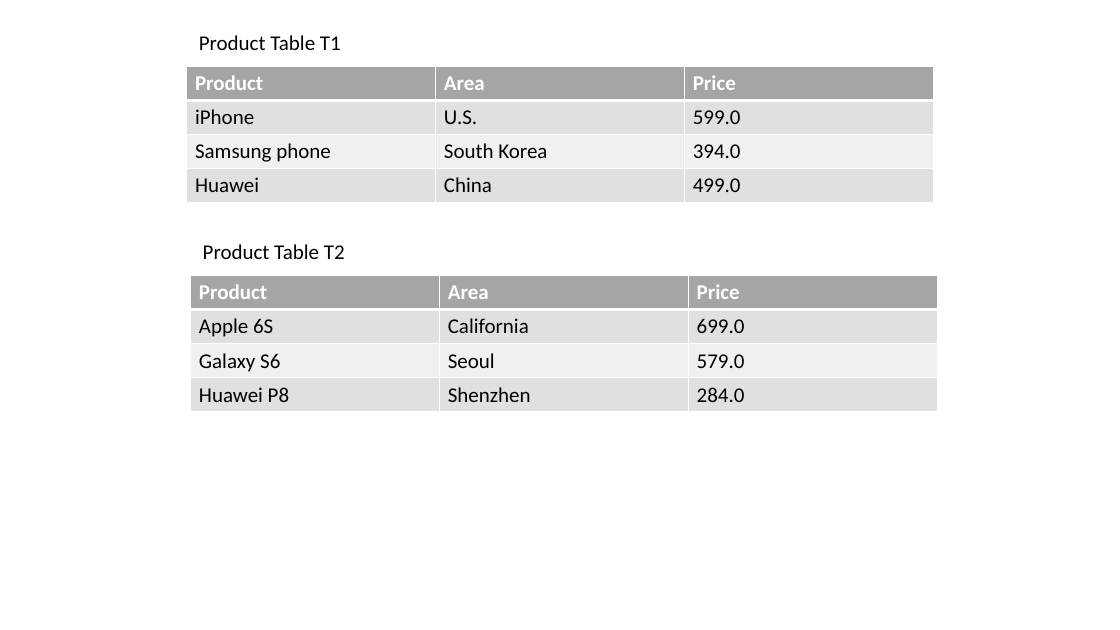
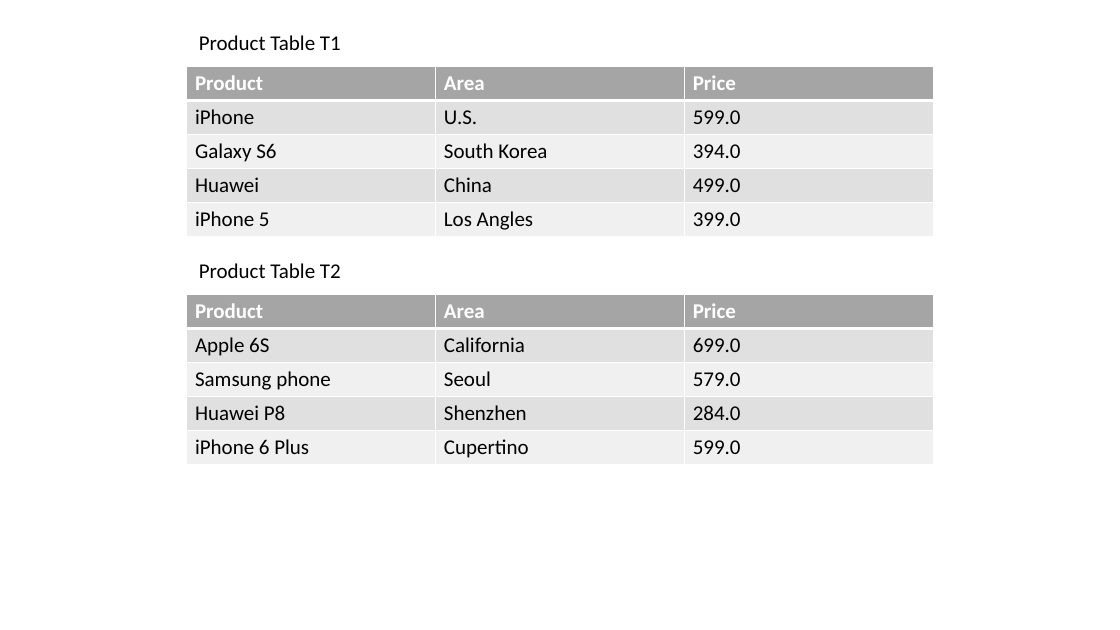
Before and after one commit to jiahenglu/taxonomy, a slide deck: slide 6 of figures/taxonomy.pptx. Drawn at 1120x630 pixels with LibreOffice and Linux fonts; fonts in the diff are those of the drawing. Boxes give left, top, right and bottom in pixels: in the first picture for what was removed or moved away, otherwise in the second. Text is boxed around its words. In the diff, an @@ line names an element or a change of style, - is before the commit and + after.

```diff
--- a/figures/taxonomy.pptx
+++ b/figures/taxonomy.pptx
@@ table at [187,66,933,237] @@
-row 3, column 1: Samsung phone
+row 3, column 1: Galaxy S6
+row 5: iPhone 5 | Los Angles | 399.0
@@ text "Product Table T2": place and size @@
-text "Product Table T2" at [203,244,345,259]
+text "Product Table T2" at [199,263,341,278]
@@ table at [187,295,933,465] @@
-row 3, column 1: Galaxy S6
+row 3, column 1: Samsung phone
+row 5: iPhone 6 Plus | Cupertino | 599.0
@@ table: place and size @@
-table at [191,276,937,412]
+table at [187,295,933,465]
```
Also in this commit, not shown: 1 other slide changed, 2 slides added, 1 slide removed, 12 other files.
